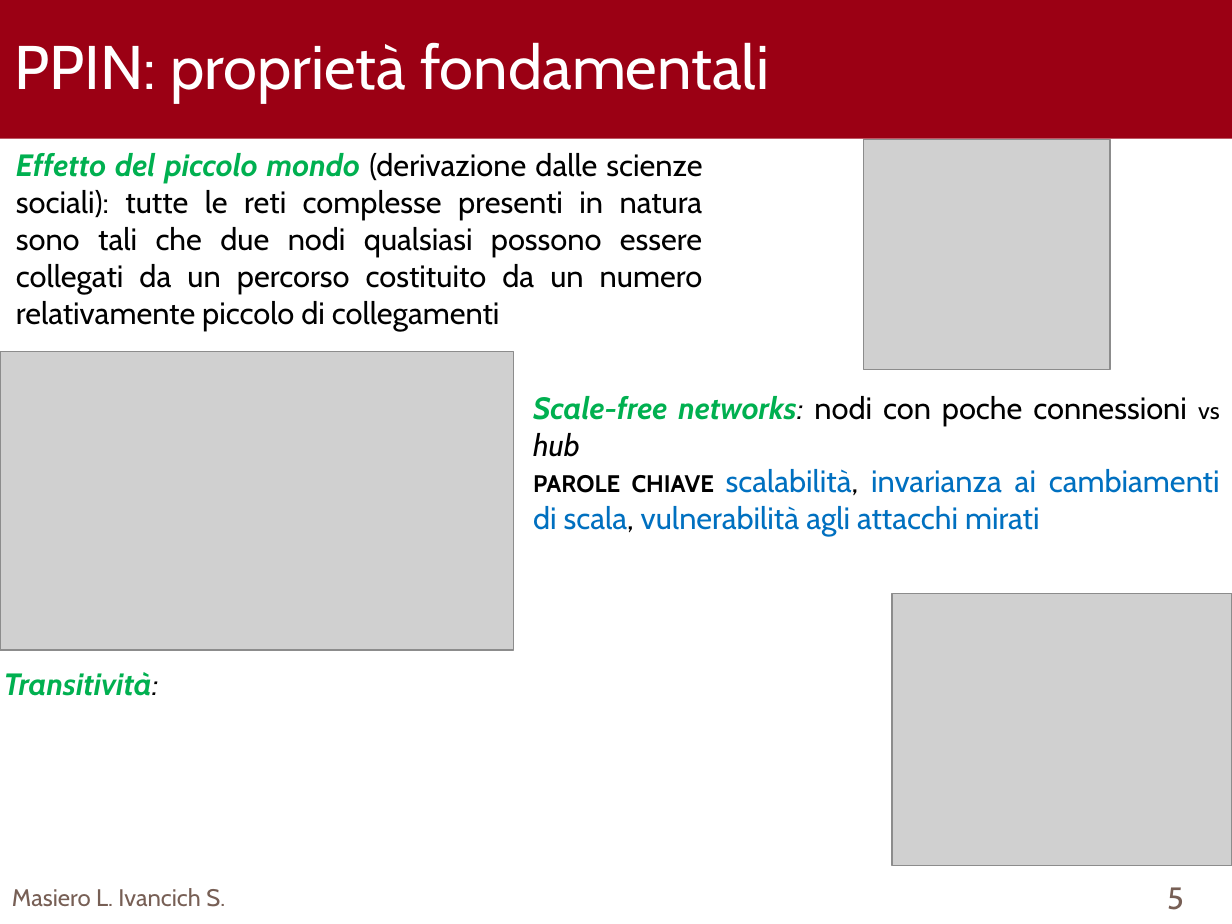
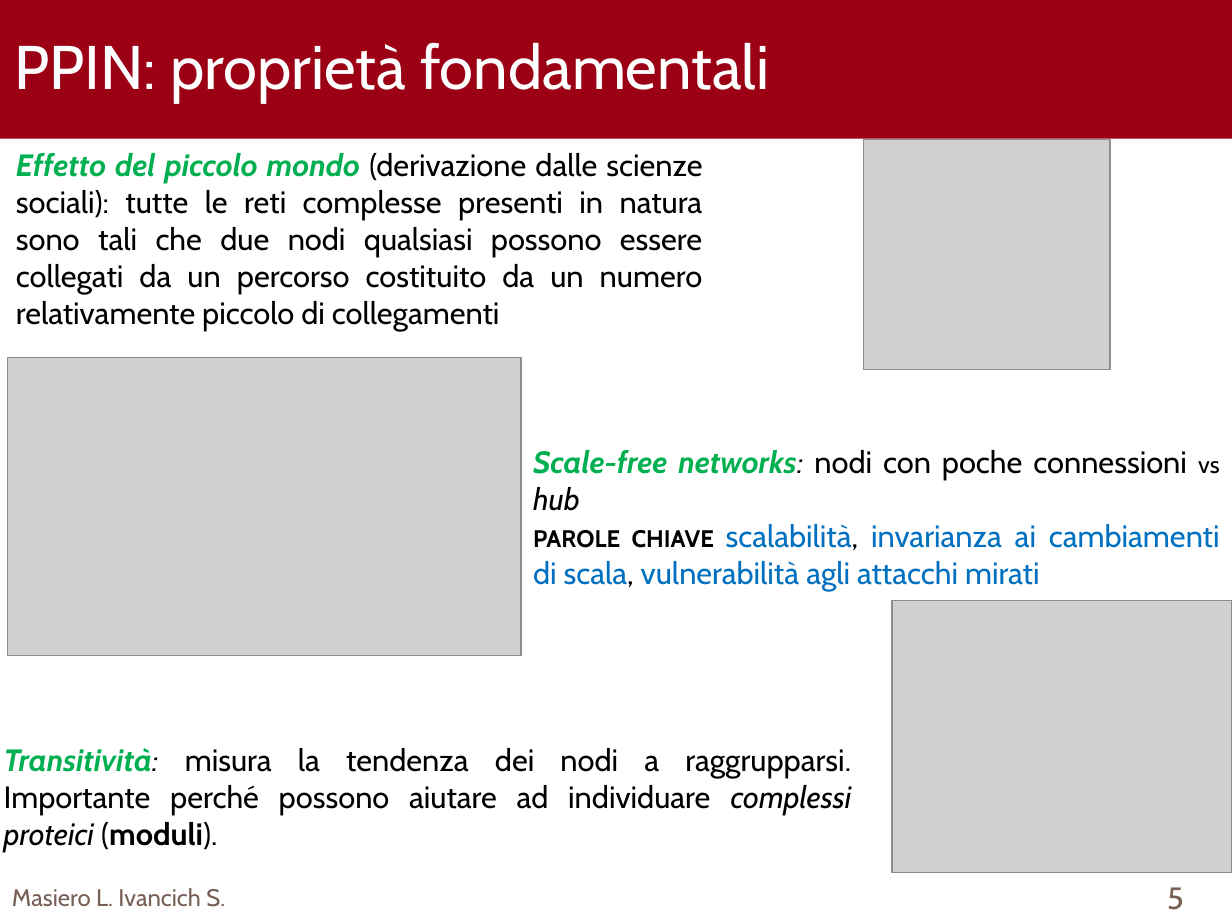
Before and after one commit to TyllanDrake/NetworkAlignment, a slide deck: slide 5 of Presentation/Presentation.pptx. Drawn at 1232x924 pixels with LibreOffice and Linux fonts; fonts in the diff are those of the drawing; grey boxes stand for pictures; background and template pictures are left out. Boxes give left, top, right and bottom in pixels: in the first picture for what was removed or moved away, otherwise in the second. Text is boxed around its words. In the diff, an @@ line names an element or a change of style, - is before the commit and + after.

```diff
--- a/Presentation/Presentation.pptx
+++ b/Presentation/Presentation.pptx
@@ picture: place and size @@
-picture at [0, 351, 514, 649]
+picture at [7, 357, 521, 655]
@@ text "Scale-free networks: nodi con poche ...": place and size @@
-text "Scale-free networks: nodi con poche ..." at [533, 396, 1220, 536]
+text "Scale-free networks: nodi con poche ..." at [533, 450, 1220, 591]
@@ picture: place and size @@
-picture at [892, 594, 1232, 866]
+picture at [892, 601, 1232, 873]
@@ text at [4, 748, 852, 852]: text changed; text colour #00B050 to #000000; bold off; italic off @@
-Transitività:
+Transitività: misura la tendenza dei nodi a raggrupparsi. Importante perché possono aiutare ad individuare complessi proteici (moduli).
```
Also in this commit, not shown: 3 other slides changed, 1 slide added.
